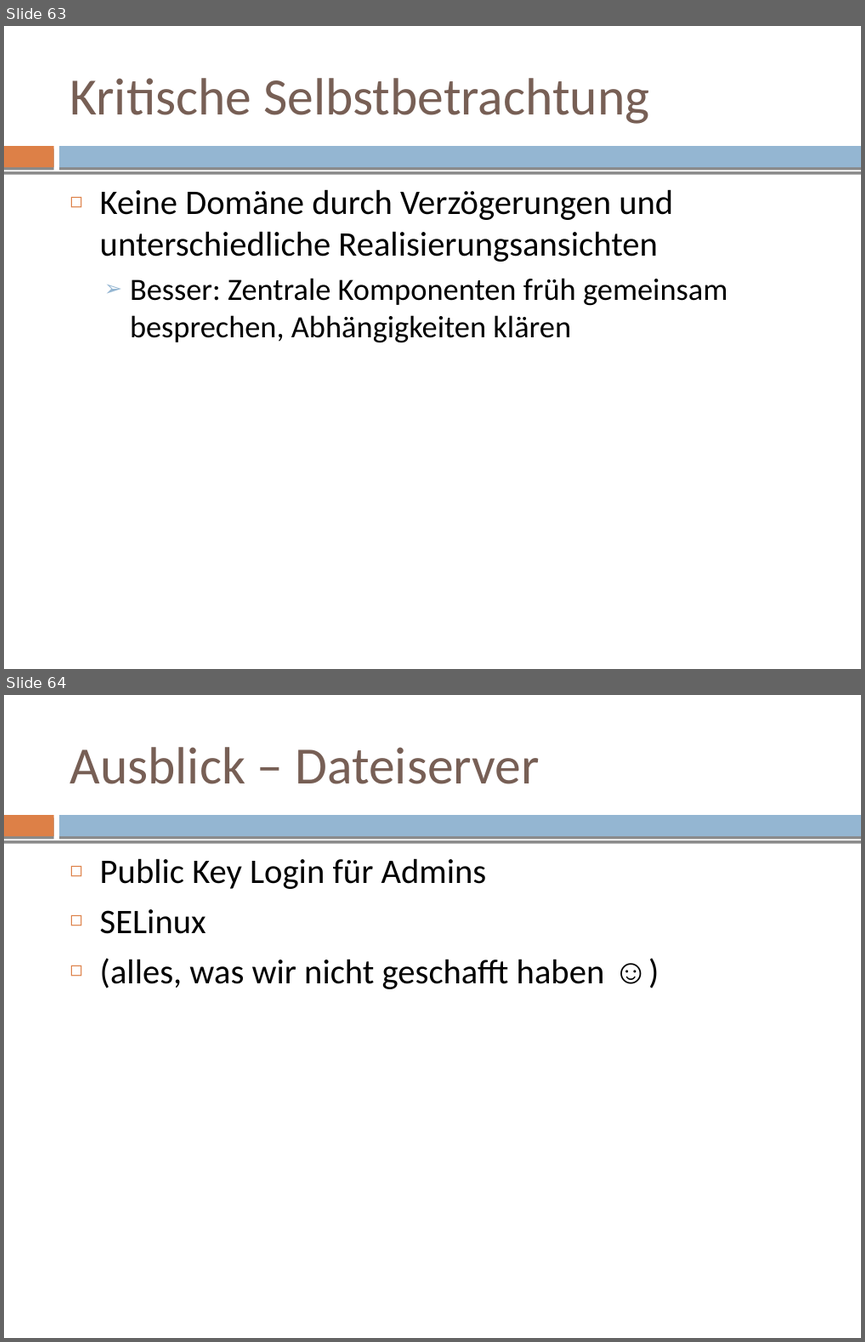
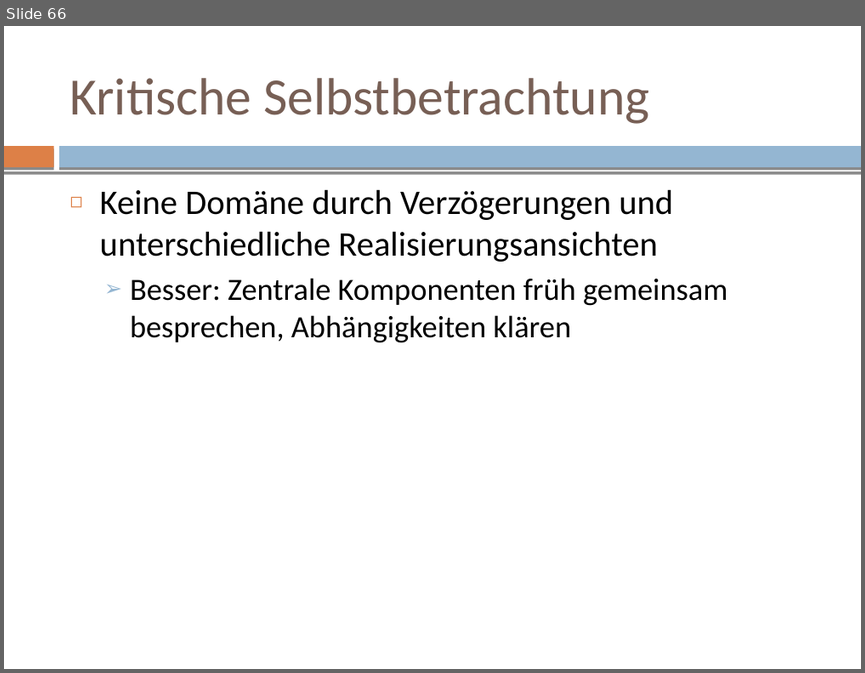
Before and after one commit to mvw/Wilddiebe10, a slide deck: keynote/keynote.odp. Shown one above the other, each under a label of ours: slides 63 and 64 before the commit, slide 66 after it. The pictures are 865x1342 and 865x673 pixels, drawn with LibreOffice and Linux fonts; fonts in the diff are those of the drawing. Boxes give left, top, right and bottom in pixels: in the first picture for what was removed or moved away, otherwise in the second. Text is boxed around its words. In the diff, an @@ line names an element or a change of style, - is before the commit and + after.

```diff
--- a/keynote/keynote.odp
+++ b/keynote/keynote.odp
@@ slide 64 removed at (x1=4, y1=695, x2=861, y2=1338), background #FFFFFF; not listed: 3 template elements that a slide beside it also shows @@
@@ title removed at (x1=69, y1=747, x2=540, y2=784) @@
-Ausblick – Dateiserver
@@ text removed at (x1=100, y1=858, x2=605, y2=989) @@
-◻ Public Key Login für Admins
-◻ SELinux
-◻ (alles, was wir nicht geschafft haben ☺)
@@ what was slide 63 is now slide 66 @@
```
Also in this commit, not shown: 1 slide changed, 5 slides added, 2 other slides removed, 1 other file.
